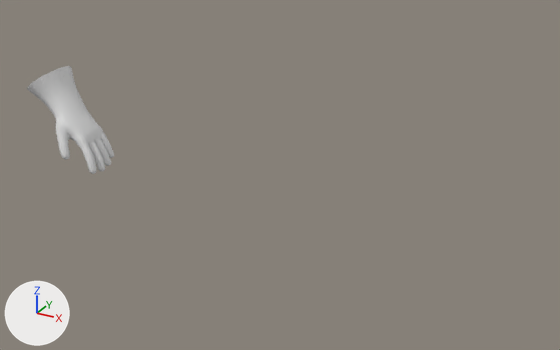
Two versions of the Blender file Attires/Attires_Accessories/Attires_Accessories_Gloves/Attires_Accessories_Gloves_ALL.blend, one commit apart.
The view is the same before and after, from a 50 mm lens placed at (5.463, -1.94, 1.93), pointed at (4.526, -0.237, 1.078). Arrows for +X, +Y and +Z are at lower left; the lights stay in place. The older version comes first.

The first picture shows 'Attire_Accessory_Gloves_GlovesFirefighter'.
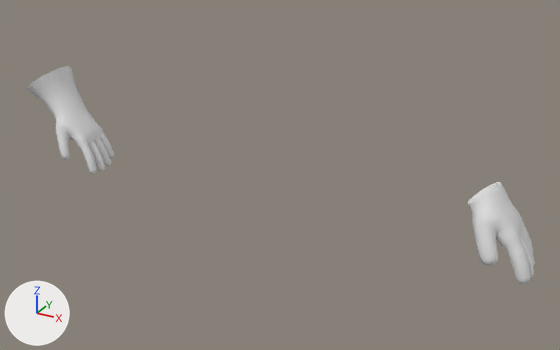
Commit message: Added Baseball attires

The change, as a diff of the scene's bpy script:
```diff
--- a/Attires/Attires_Accessories/Attires_Accessories_Gloves/Attires_Accessories_Gloves_ALL.blend.py
+++ b/Attires/Attires_Accessories/Attires_Accessories_Gloves/Attires_Accessories_Gloves_ALL.blend.py
@@ me_attire_accessory_gloves_glovebaseball @@
+me_attire_accessory_gloves_glovebaseball.from_pydata(...)  # 620 vertices, 624 faces; spans x 0.484..0.686, y -0.1..0.099, z 0.812..1.063
@@ ob_attire_accessory_gloves_glovebaseball @@
+ob_attire_accessory_gloves_glovebaseball = bpy.data.objects.new('Attire_Accessory_Gloves_GloveBaseball', me_attire_accessory_gloves_glovebaseball)
+ob_attire_accessory_gloves_glovebaseball.location = (4.5, 0.0, 0.0)
```

Boxes (x1, y1, x2, y2) around the edits, measured in the pictures (560 x 350 px):
'Attire_Accessory_Gloves_GloveBaseball', added: after (467, 182, 535, 284)
